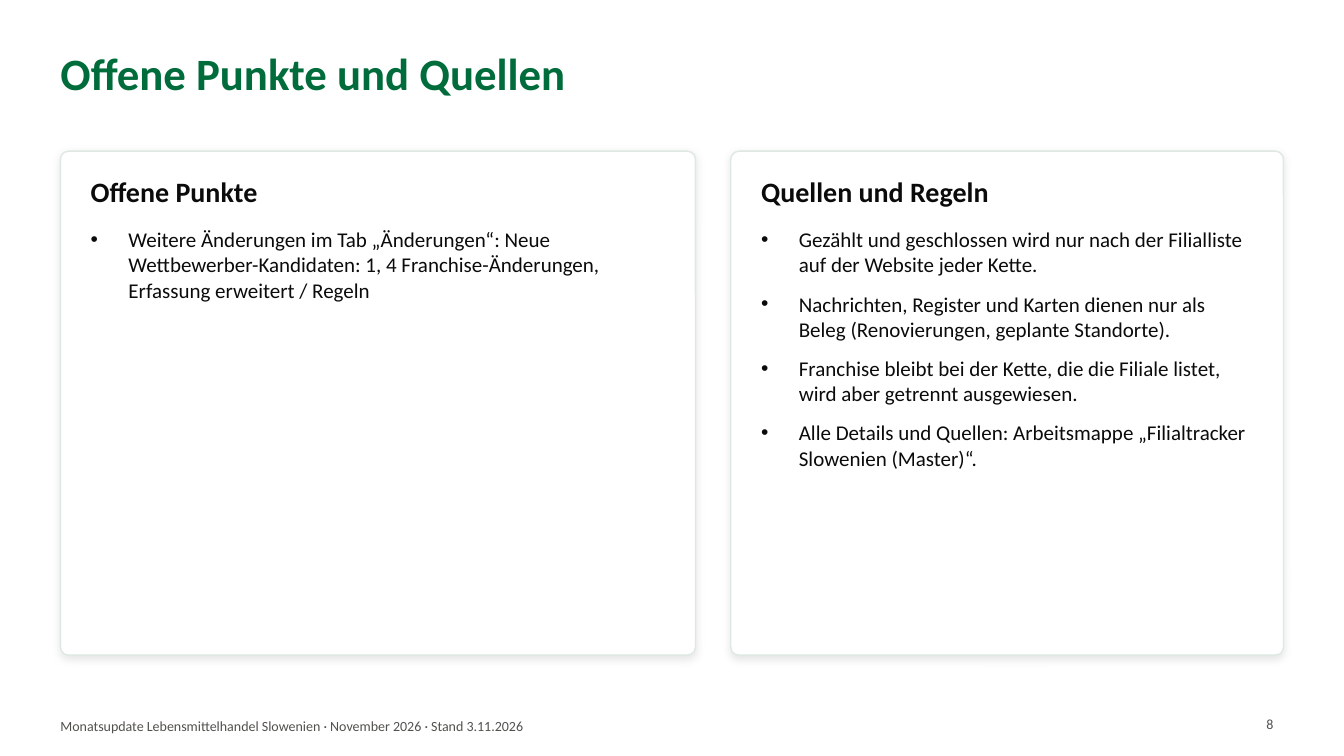
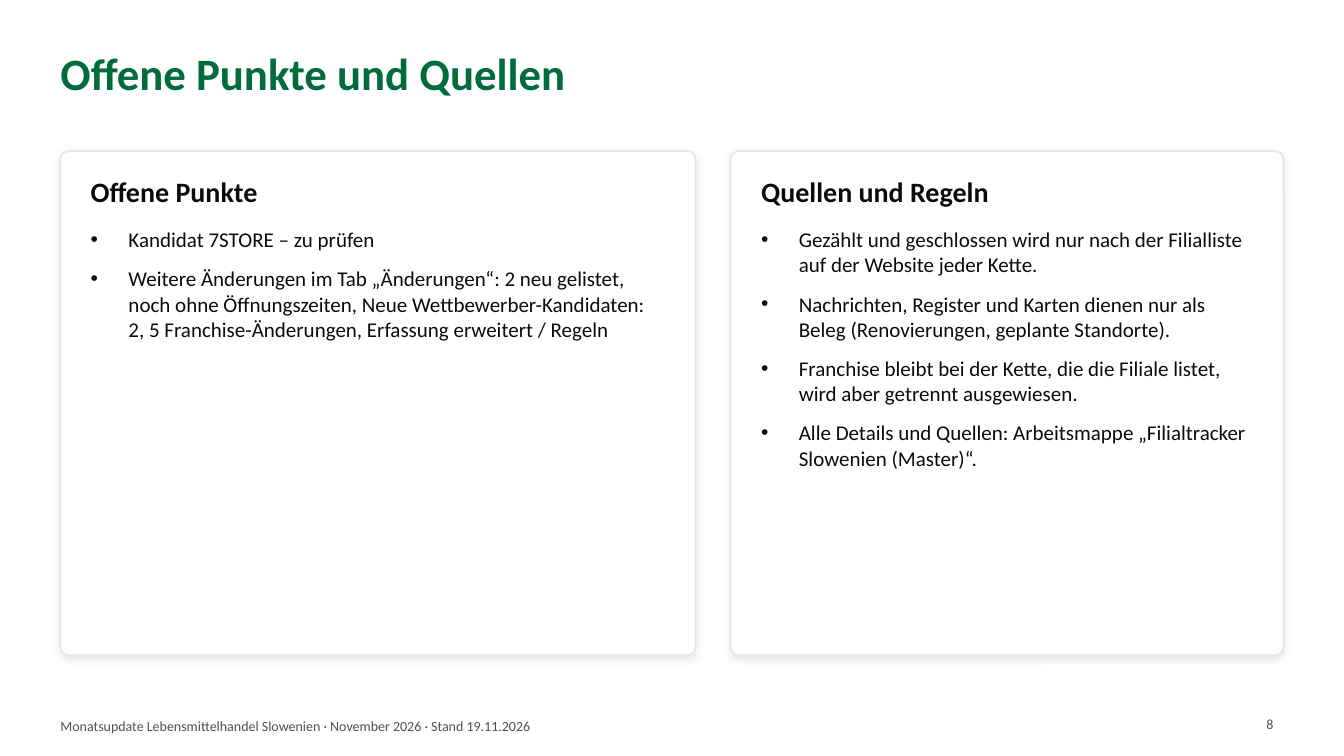
Before and after one commit to petersparnepremicnine-del/filialtracker-update, a slide deck: slide 8 of archiv/2026-11.pptx. Drawn at 1344x756 pixels with LibreOffice and Linux fonts; fonts in the diff are those of the drawing. Boxes give left, top, right and bottom in pixels: in the first picture for what was removed or moved away, otherwise in the second. Text is boxed around its words. In the diff, an @@ line names an element or a change of style, - is before the commit and + after.

```diff
--- a/archiv/2026-11.pptx
+++ b/archiv/2026-11.pptx
@@ text at box(128, 232, 644, 341): text changed @@
-• Weitere Änderungen im Tab „Änderungen“: Neue Wettbewerber-Kandidaten: 1, 4 Franchise-Änderungen, Erfassung erweitert / Regeln
+• Kandidat 7STORE – zu prüfen
+• Weitere Änderungen im Tab „Änderungen“: 2 neu gelistet, noch ohne Öffnungszeiten, Neue Wettbewerber-Kandidaten: 2, 5 Franchise-Änderungen, Erfassung erweitert / Regeln
@@ text at box(60, 721, 531, 734): text changed @@
-Monatsupdate Lebensmittelhandel Slowenien · November 2026 · Stand 3.11.2026
+Monatsupdate Lebensmittelhandel Slowenien · November 2026 · Stand 19.11.2026
```
Also in this commit, not shown: 7 other slides changed, 7 other files.
